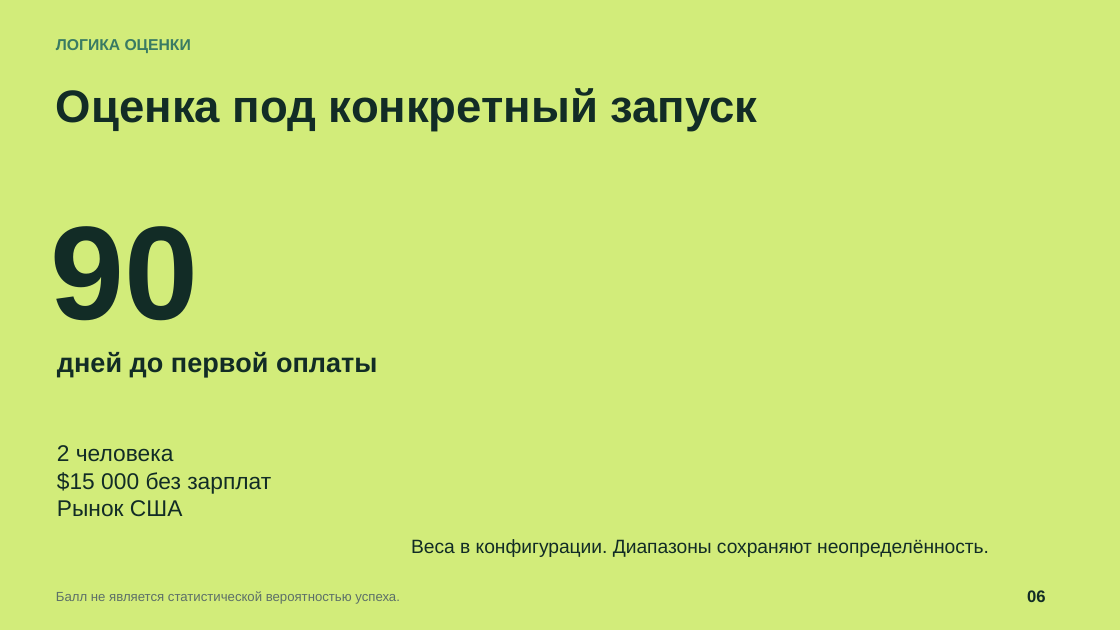
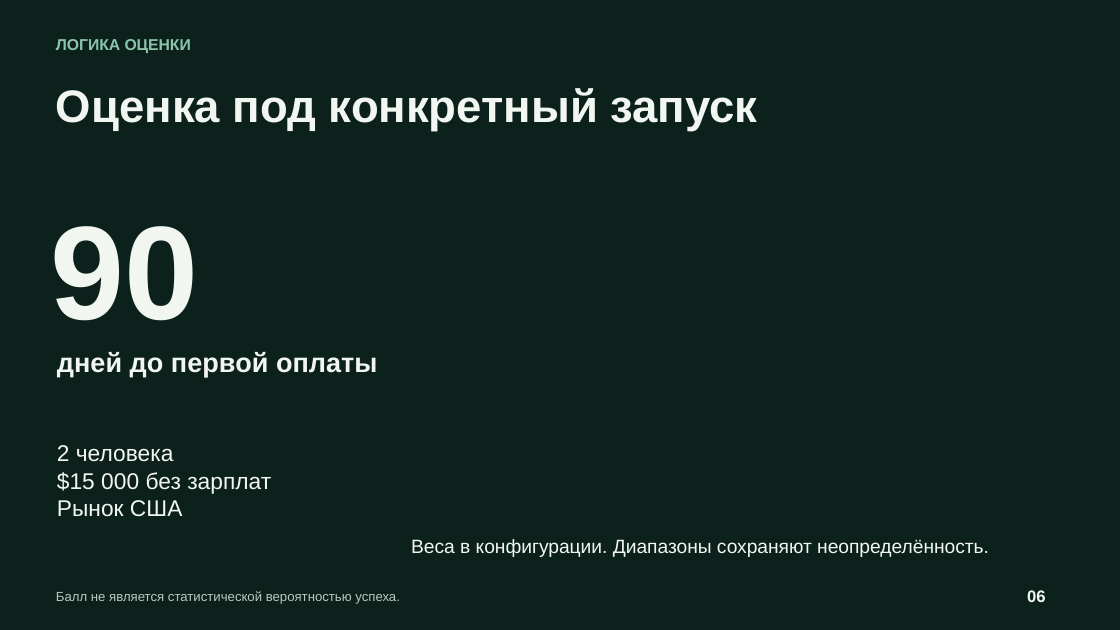
Before and after one commit to bcmle/test_ai_builder, a slide deck: slide 6 of presentation/AI-Builder-CEO.pptx. Drawn at 1120x630 pixels with LibreOffice and Linux fonts; fonts in the diff are those of the drawing. Boxes give left, top, right and bottom in pixels: in the first picture for what was removed or moved away, otherwise in the second. Text is boxed around its words. In the diff, an @@ line names an element or a change of style, - is before the commit and + after.

Commit message:
design: unify presentation in dark green palette

```diff
--- a/presentation/AI-Builder-CEO.pptx
+++ b/presentation/AI-Builder-CEO.pptx
@@ background #D2EC7A to #0C211C @@
@@ text "ЛОГИКА ОЦЕНКИ" at (56,39,191,53): text colour #397B63 to #8BC6AC @@
@@ text "Балл не является статистической вероятностью ..." at (56,591,400,604): text colour #5D7068 to #B5CBBE @@
@@ text colour #122C26 to #F1F6F0 in 6 elements at (56,88,758,131), (51,226,199,321), (57,352,378,377), (57,445,271,517), (411,539,989,557), (1027,590,1046,602) @@
```
Also in this commit, not shown: 6 other slides changed, 9 other files.
